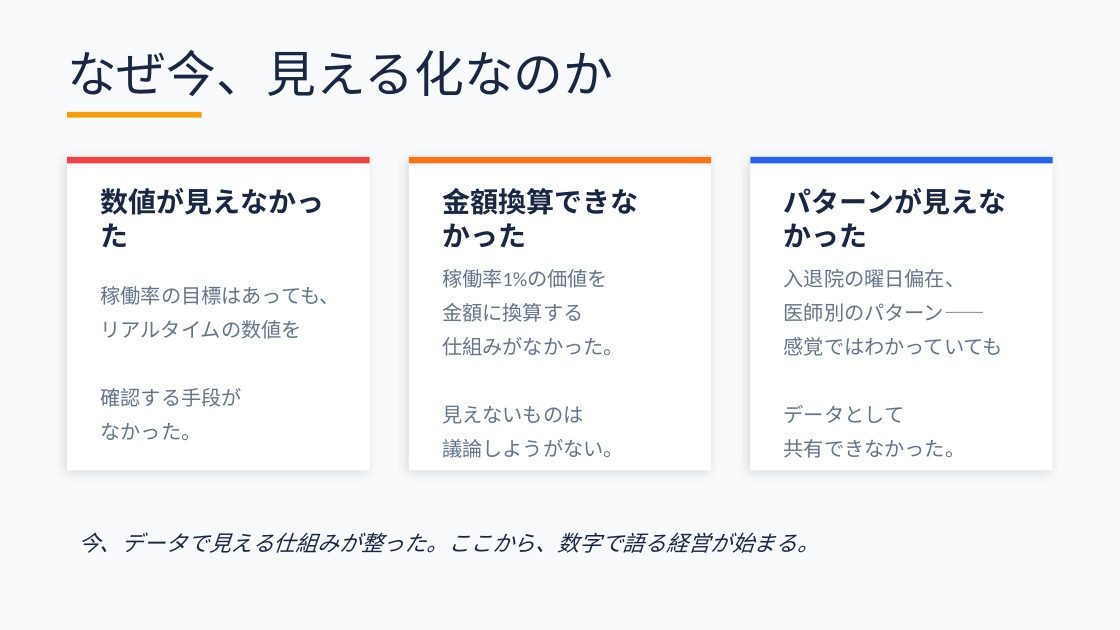
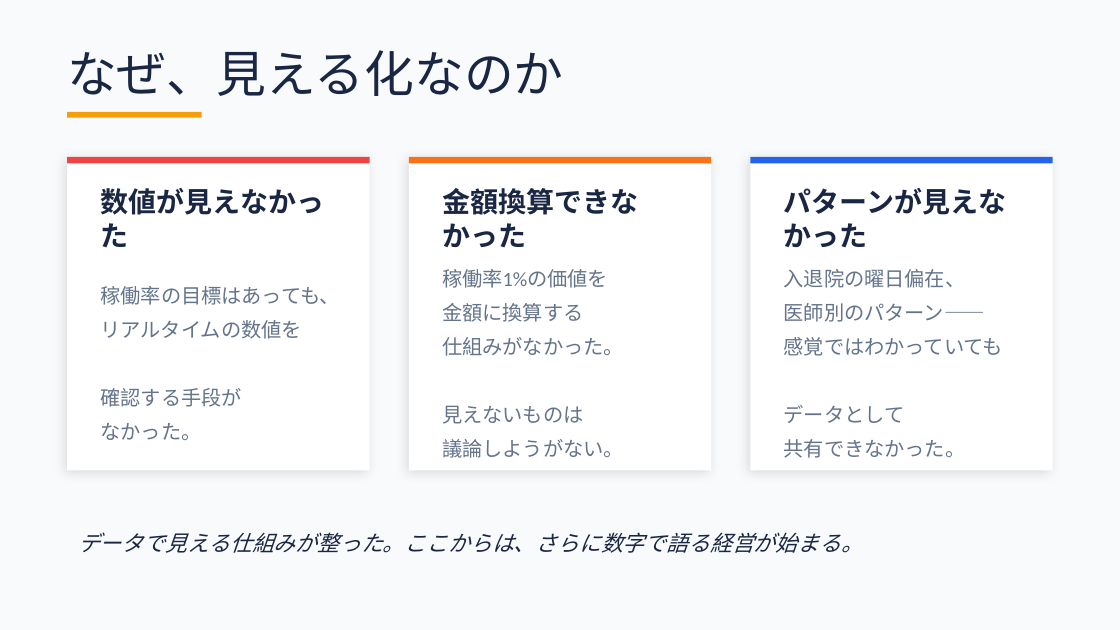
Before and after one commit to torukubota2023/bed-control-simulator, a slide deck: slide 2 of docs/admin/bed_control_evolution_presentation.pptx. Drawn at 1120x630 pixels with LibreOffice and Linux fonts; fonts in the diff are those of the drawing. Boxes give left, top, right and bottom in pixels: in the first picture for what was removed or moved away, otherwise in the second. Text is boxed around its words. In the diff, an @@ line names an element or a change of style, - is before the commit and + after.

```diff
--- a/docs/admin/bed_control_evolution_presentation.pptx
+++ b/docs/admin/bed_control_evolution_presentation.pptx
@@ text at [67, 50, 563, 96]: text changed @@
-なぜ今、見える化なのか
+なぜ、見える化なのか
@@ text at [78, 532, 863, 553]: text changed @@
-今、データで見える仕組みが整った。ここから、数字で語る経営が始まる。
+データで見える仕組みが整った。ここからは、さらに数字で語る経営が始まる。
```
Also in this commit, not shown: 6 other slides changed.
